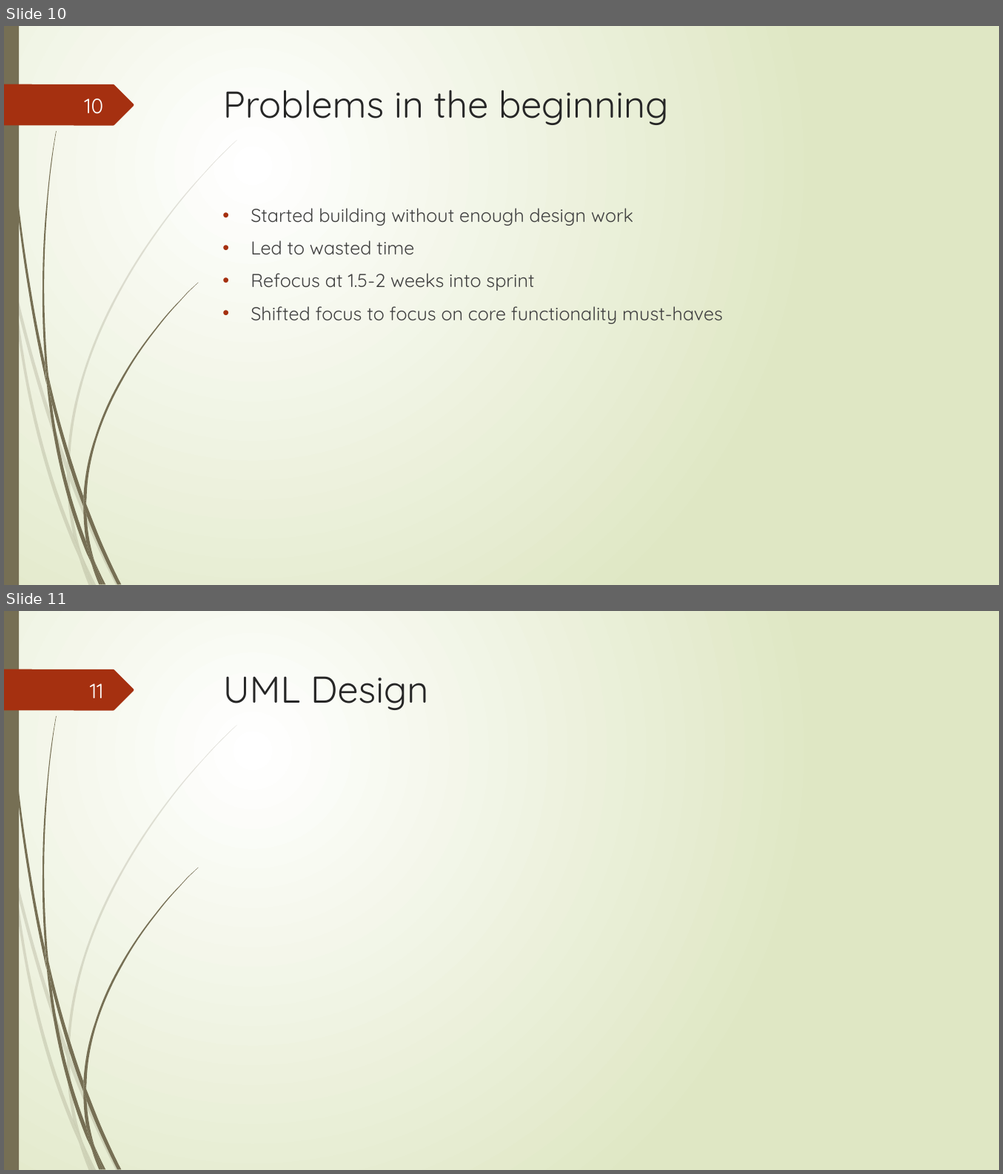
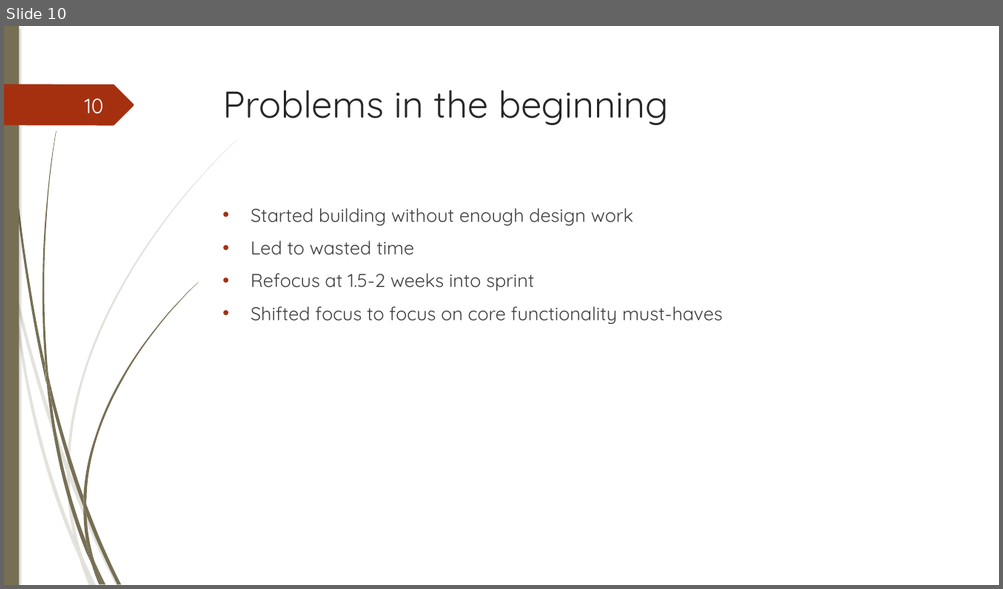
Before and after one commit to junmin-yee/Landmarked, a slide deck: Presentations/Sprint01 ReviewMeeting.pptx. Shown one above the other, each under a label of ours: slides 10 and 11 before the commit, slide 10 after it. The pictures are 1003x1174 and 1003x589 pixels, drawn with LibreOffice and Linux fonts; fonts in the diff are those of the drawing. Boxes give left, top, right and bottom in pixels: in the first picture for what was removed or moved away, otherwise in the second. Text is boxed around its words. In the diff, an @@ line names an element or a change of style, - is before the commit and + after.

```diff
--- a/Presentations/Sprint01 ReviewMeeting.pptx
+++ b/Presentations/Sprint01 ReviewMeeting.pptx
@@ slide 11 removed at (4, 611, 999, 1170), background gradient #FFFFFF to #DFE8C4; not listed: 24 template elements that a slide beside it also shows @@
@@ title removed at (223, 676, 428, 710) @@
-UML Design
@@ page number removed at (90, 684, 104, 698) @@
-11
@@ slide 10 changed as well @@
@@ background gradient #FFFFFF to #DFE8C4 to #FFFFFF @@
@@ rectangle at (4, 26, 19, 585): shadow on @@
@@ outline redrawn in 13 elements at (14, 284, 68, 473), (70, 471, 119, 585), (12, 287, 79, 559), (67, 473, 82, 557), (68, 140, 237, 471), (74, 536, 93, 585), (6, 26, 46, 385), (86, 504, 121, 585), (42, 131, 57, 378), (83, 283, 198, 504), (83, 507, 94, 562), (83, 497, 86, 515), (4, 84, 134, 125) @@
@@ text "Started building without enough design ..." at (250, 208, 723, 324): indent changed @@
```
Also in this commit, not shown: 26 other slides changed, 9 slides added, 3 other slides removed.
